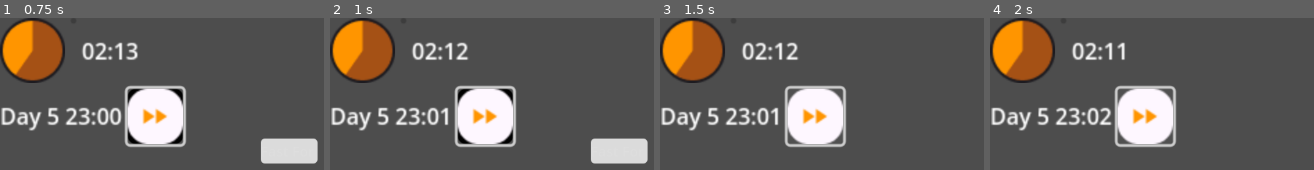
Above: before the commit, frames 1-4 (left to right).
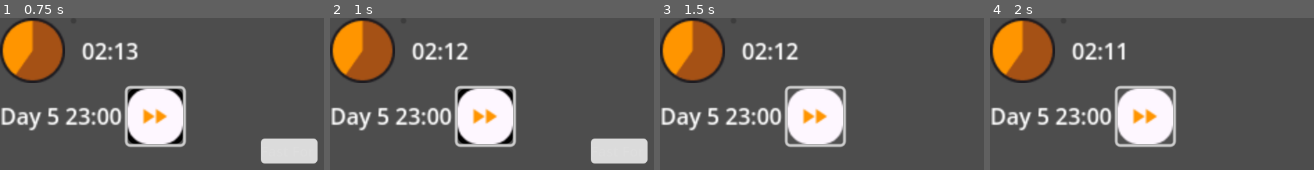
Above: after the commit, the same moments.

Repository: carabowes/Luscinia
Game: Godot game, scene res://scenes/level.tscn
Same seed, same stepped clock (60 frames per second), same inputs: the game is played once before the commit and once after it.
Inputs (mouse positions are in pixels of both pictures, inside the frame that each line leads up to):
- Up to frame 1 (0.75 s): click (155, 116) at 0.5 s
- Up to frame 2 (1 s): no input
- Up to frame 3 (1.5 s): click (948, 151) at 1.27 s; type "12" at 1.35 s
- Up to frame 4 (2 s): no input

Frame 1 is identical in both runs. In frame 2, 0.3% of the frame differs, in the area x 33-38%, y 59-71%; in frame 3, 0.3%; in frame 4, 0.3%.

Commit message:
Timer countdown issue. Closes #64

Diff:
--- a/luscinia/scenes/ui_control.gd
+++ b/luscinia/scenes/ui_control.gd
@@ -83,22 +83,23 @@
 	var day_label = get_node("VBoxContainer/HBoxContainer2/DayLabel")
 
 	second_accumulator += delta
-	if second_accumulator >= 1:  # 1 real-world second passed
-		second_accumulator -= 1  # Reset accumulator
-
+	var minutes_left = floor(current_time_left / 60)
 		# Countdown timer logic
-		if current_time_left > 0:
-			current_time_left -= 1
-			timer_bar.value = current_time_left
-			timer_label.text = format_time_with_seconds(current_time_left)
-
-		# In-game clock logic
-		in_game_minutes += 1
-		if in_game_minutes >= 60:  # Handle minute overflow
+	if current_time_left > 0 and second_accumulator >= 1:
+		second_accumulator -= 1
+		current_time_left -= 1
+		timer_bar.value = int(current_time_left)
+		timer_label.text = format_time_with_seconds(int(current_time_left))
+
+		var minutes_left_after = floor(current_time_left / 60)
+		if minutes_left_after != minutes_left:
+			in_game_minutes += 1
+
+		if in_game_minutes >= 60:
 			in_game_minutes -= 60
 			in_game_hours += 1
-			if in_game_hours >= 24:  # Handle hour overflow
-				in_game_hours -= 24
+			if in_game_hours >= 24:
+				in_game_hours = 0
 				day_counter += 1
 				day_label.text = "Day %d" % day_counter
 
@@ -150,7 +151,9 @@
 		if in_game_hours >= 24:  # Handle day overflow
 			in_game_hours -= 24
 			day_counter += 1
-	# Update UI labels
+
+	update_timer_ui()
+	#Update UI labels
 	var day_label = get_node("VBoxContainer/HBoxContainer2/DayLabel")
 	var clock_label = get_node("VBoxContainer/HBoxContainer2/ClockLabel")
 	day_label.text = "Day %d" % day_counter
Not shown, changed: luscinia/.DS_Store
